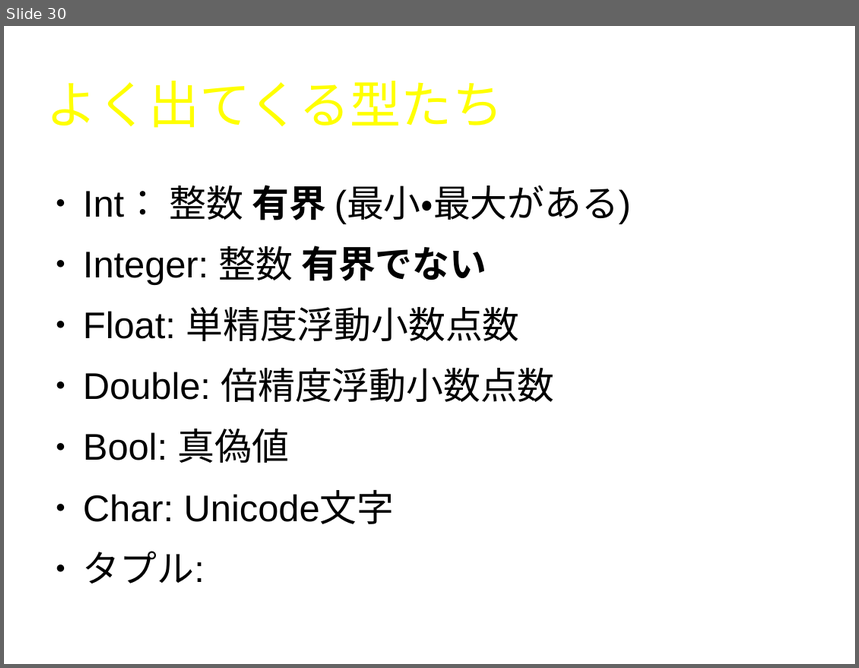
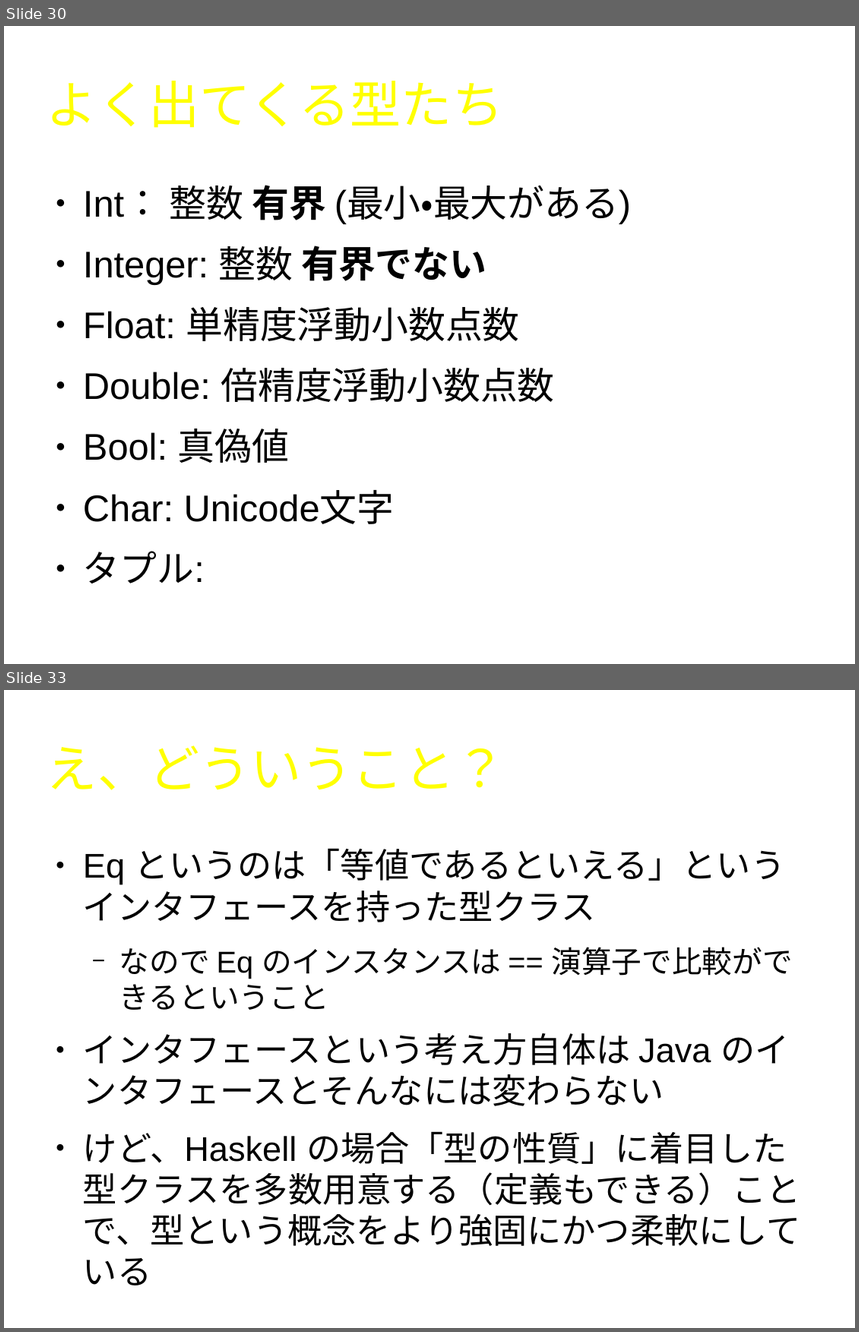
Before and after one commit to naruoga/LYaHfGGreadingMIS, a slide deck: 201310/LYaHfGG1.odp. Shown one above the other, each under a label of ours: slide 30 before the commit, slides 30 and 33 after it; the slides between them are not shown. The pictures are 859x668 and 859x1332 pixels, drawn with LibreOffice and Linux fonts; fonts in the diff are those of the drawing; background and template pictures are left out. Boxes give left, top, right and bottom in pixels: in the first picture for what was removed or moved away, otherwise in the second. Text is boxed around its words. In the diff, an @@ line names an element or a change of style, - is before the commit and + after.

```diff
--- a/201310/LYaHfGG1.odp
+++ b/201310/LYaHfGG1.odp
@@ slide 33 added at [4, 690, 855, 1328], background #FFFFFF @@
@@ title added at [47, 745, 506, 790], 47.6 pt, text #FFFF00 @@
+え、どういうこと？
@@ text added at [83, 848, 801, 1246], 32 pt, text #000000 @@
+● Eq というのは「等値であるといえる」というインタフェースを持った型クラス
+  − なので Eq のインスタンスは == 演算子で比較ができるということ
+● インタフェースという考え方自体は Java のインタフェースとそんなには変わらない
+● けど、Haskell の場合「型の性質」に着目した型クラスを多数用意する（定義もできる）ことで、型という概念をより強固にかつ柔軟にしている
```
Also in this commit, not shown: 3 slides changed, 10 other slides added.
